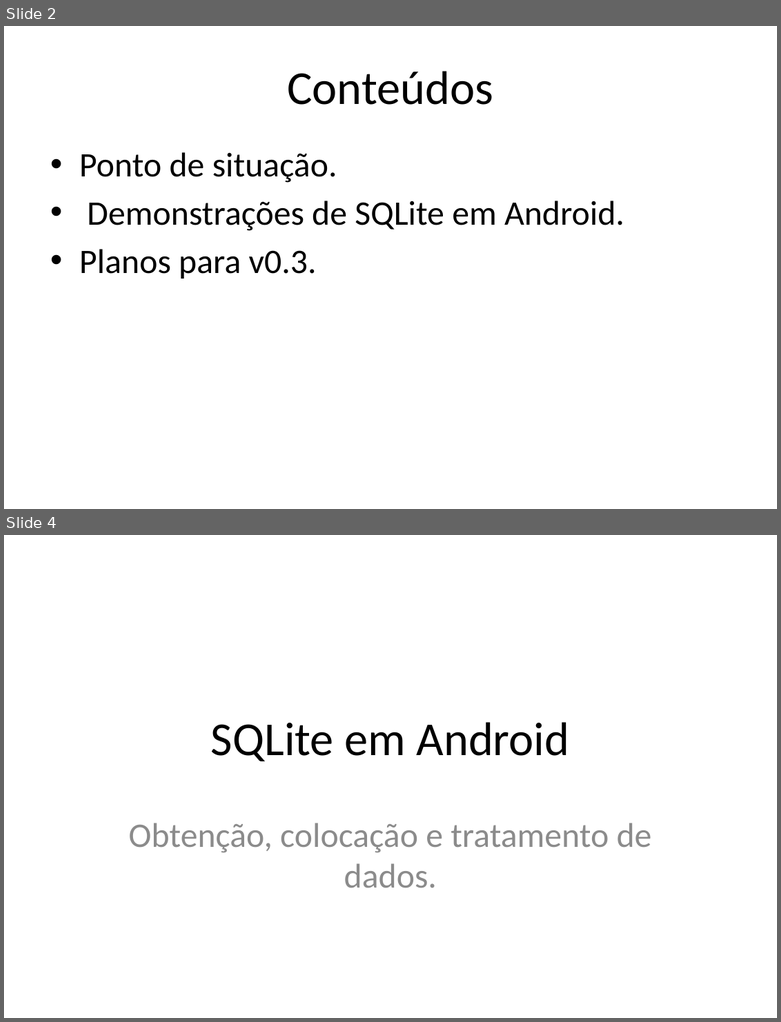
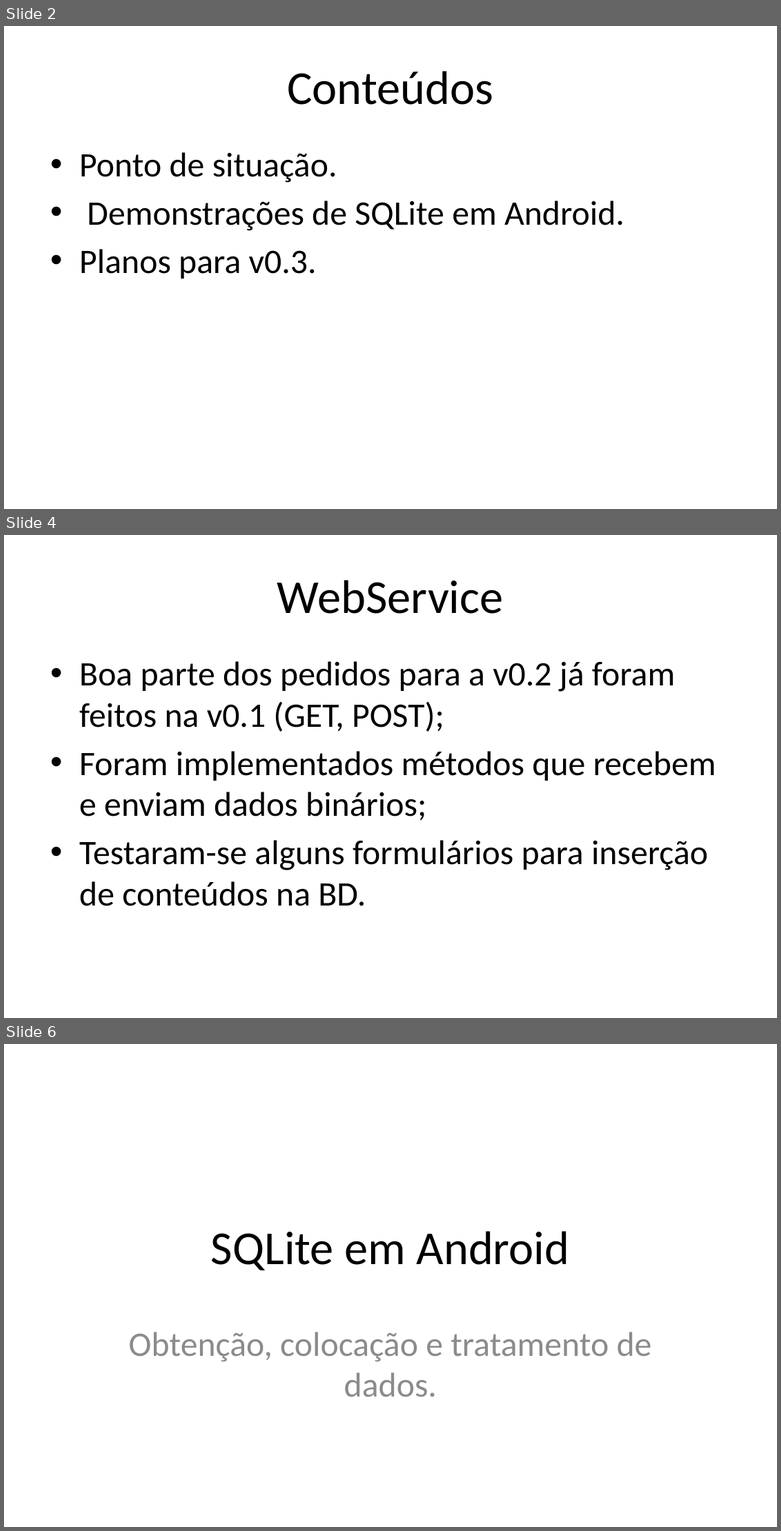
Before and after one commit to iptomar/letrinhas_si, a slide deck: Apresentacoes/v02.pptx. Shown one above the other, each under a label of ours: slides 2 and 4 before the commit, slides 2, 4 and 6 after it; the slides between them are not shown. The pictures are 781x1022 and 781x1531 pixels, drawn with LibreOffice and Linux fonts; fonts in the diff are those of the drawing; background and template pictures are left out. Boxes give left, top, right and bottom in pixels: in the first picture for what was removed or moved away, otherwise in the second. Text is boxed around its words. In the diff, an @@ line names an element or a change of style, - is before the commit and + after.

```diff
--- a/Apresentacoes/v02.pptx
+++ b/Apresentacoes/v02.pptx
@@ slide 4 added at [4, 535, 777, 1018], background #FFFFFF @@
@@ title added at [277, 580, 504, 614], 44 pt, text #000000 @@
+WebService
@@ text added at [79, 661, 716, 906], 32 pt, text #000000 @@
+• Boa parte dos pedidos para a v0.2 já foram feitos na v0.1 (GET, POST);
+• Foram implementados métodos que recebem e enviam dados binários;
+• Testaram-se alguns formulários para inserção de conteúdos na BD.
@@ what was slide 4 is now slide 6 @@
```
Also in this commit, not shown: 2 slides changed, 10 other slides added.
